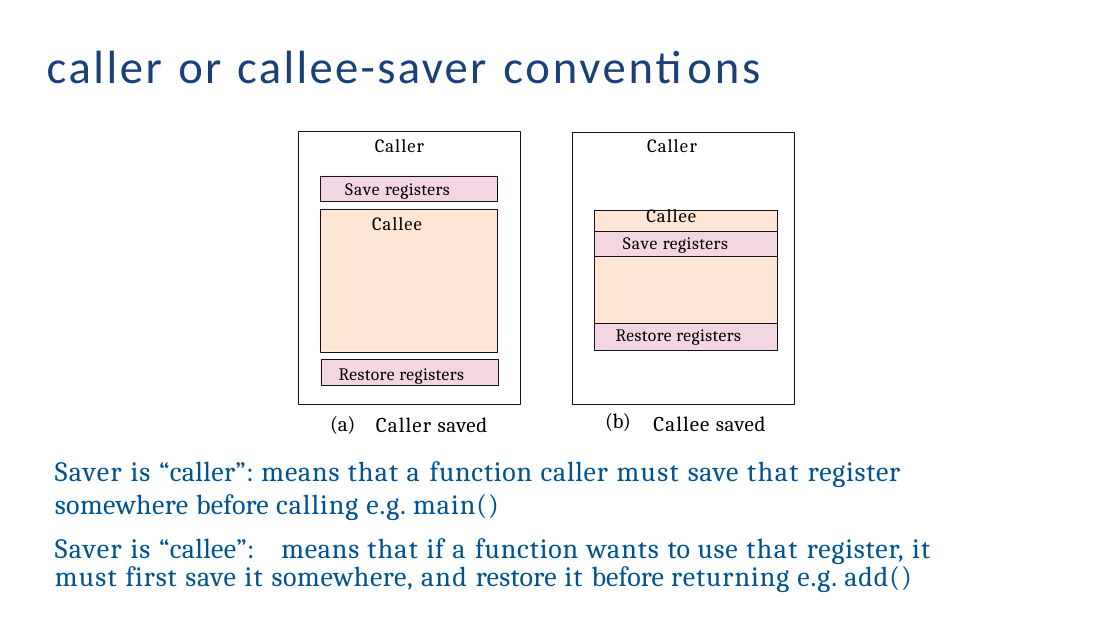
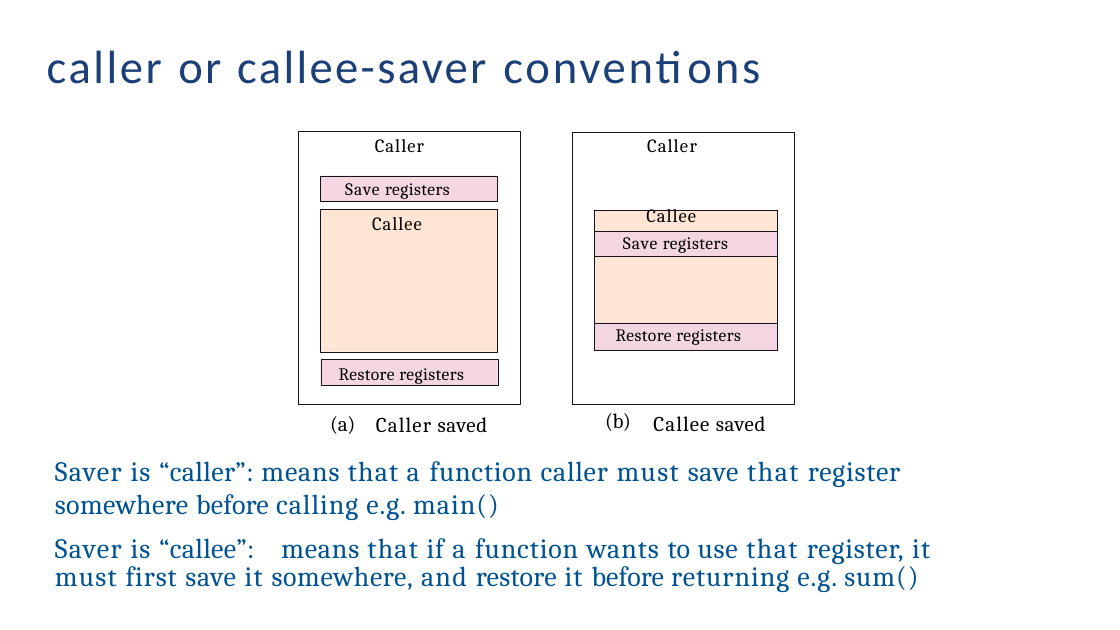
Before and after one commit to PG-DESD/CDAC_Sharing_Data, a slide deck: slide 65 of Microprocessor/TheoryLectures/RISC-V_Theory.pptx. Drawn at 1120x630 pixels with LibreOffice and Linux fonts; fonts in the diff are those of the drawing. Boxes give left, top, right and bottom in pixels: in the first picture for what was removed or moved away, otherwise in the second. Text is boxed around its words. In the diff, an @@ line names an element or a change of style, - is before the commit and + after.

```diff
--- a/Microprocessor/TheoryLectures/RISC-V_Theory.pptx
+++ b/Microprocessor/TheoryLectures/RISC-V_Theory.pptx
@@ text at (55, 560, 918, 592): text changed @@
-must first save it somewhere, and restore it before returning e.g. add()
+must first save it somewhere, and restore it before returning e.g. sum()
```
Also in this commit, not shown: 5 other slides changed, 3 other files.
